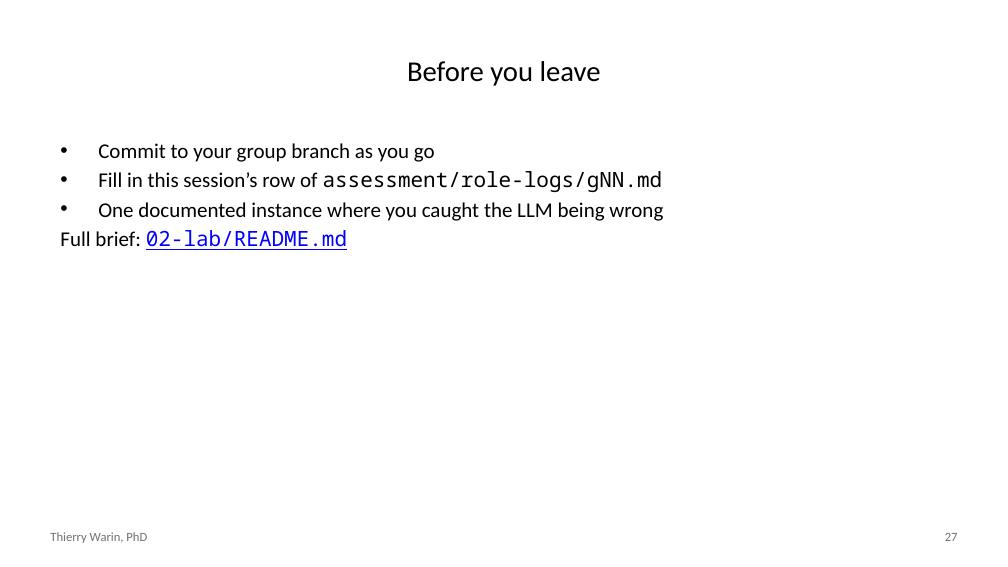
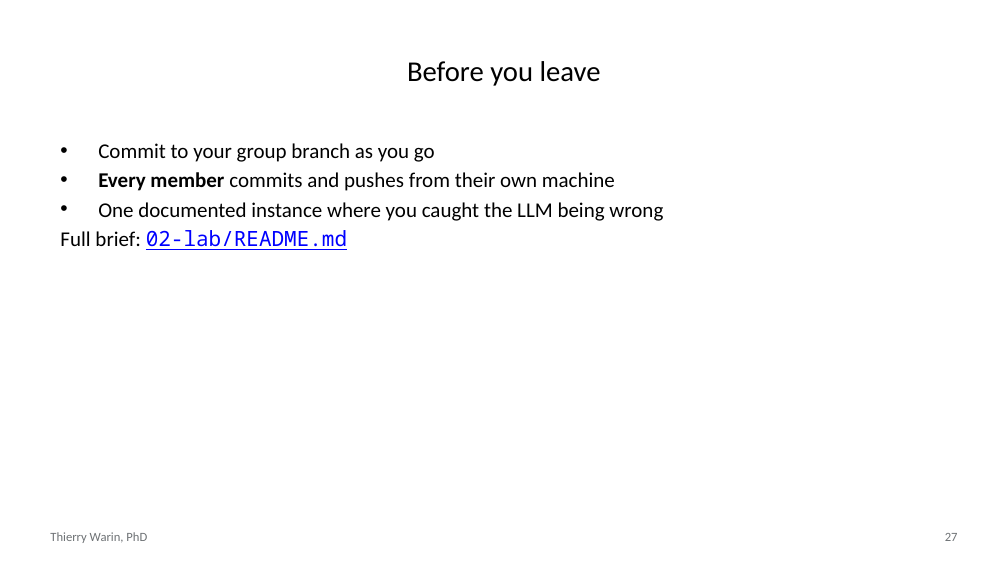
Before and after one commit to warint/quantitative-methods, a slide deck: slide 27 of 02-geometry-of-least-squares/slides.pptx. Drawn at 1008x567 pixels with LibreOffice and Linux fonts; fonts in the diff are those of the drawing. Boxes give left, top, right and bottom in pixels: in the first picture for what was removed or moved away, otherwise in the second. Text is boxed around its words. In the diff, an @@ line names an element or a change of style, - is before the commit and + after.

```diff
--- a/02-geometry-of-least-squares/slides.pptx
+++ b/02-geometry-of-least-squares/slides.pptx
@@ text at [98,172,615,191]: text changed; font Noto Sans Mono to Calibri @@
-• Fill in this session’s row of assessment/role-logs/gNN.md
+• Every member commits and pushes from their own machine
```
Also in this commit, not shown: 53 other files.
